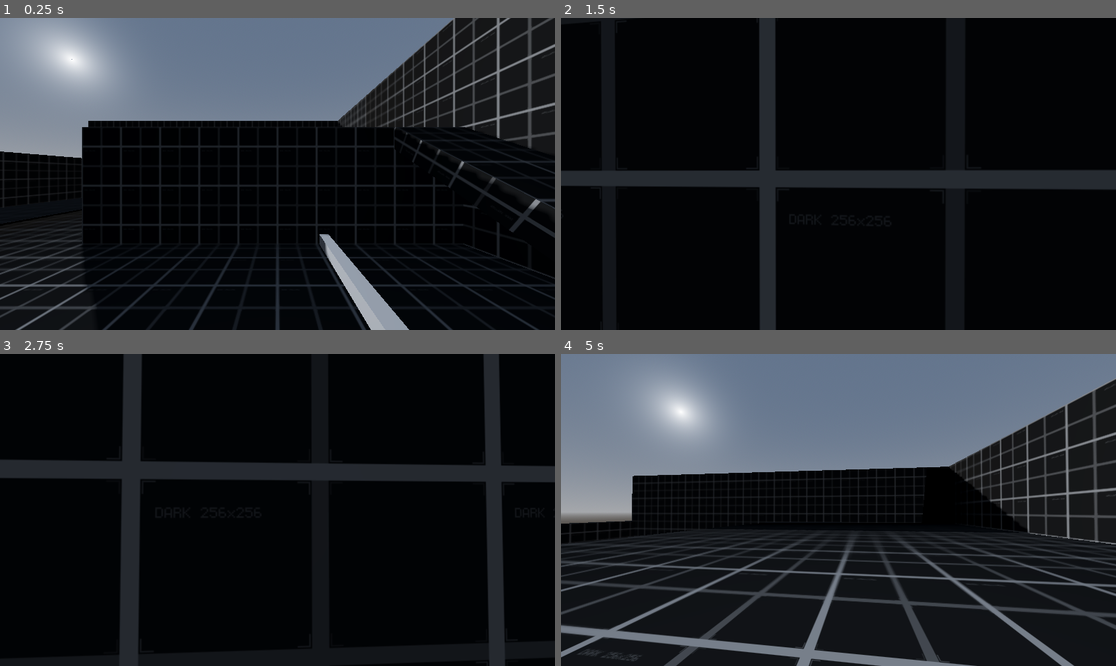
Above: before the commit, frames 1-4 (two rows, left to right).
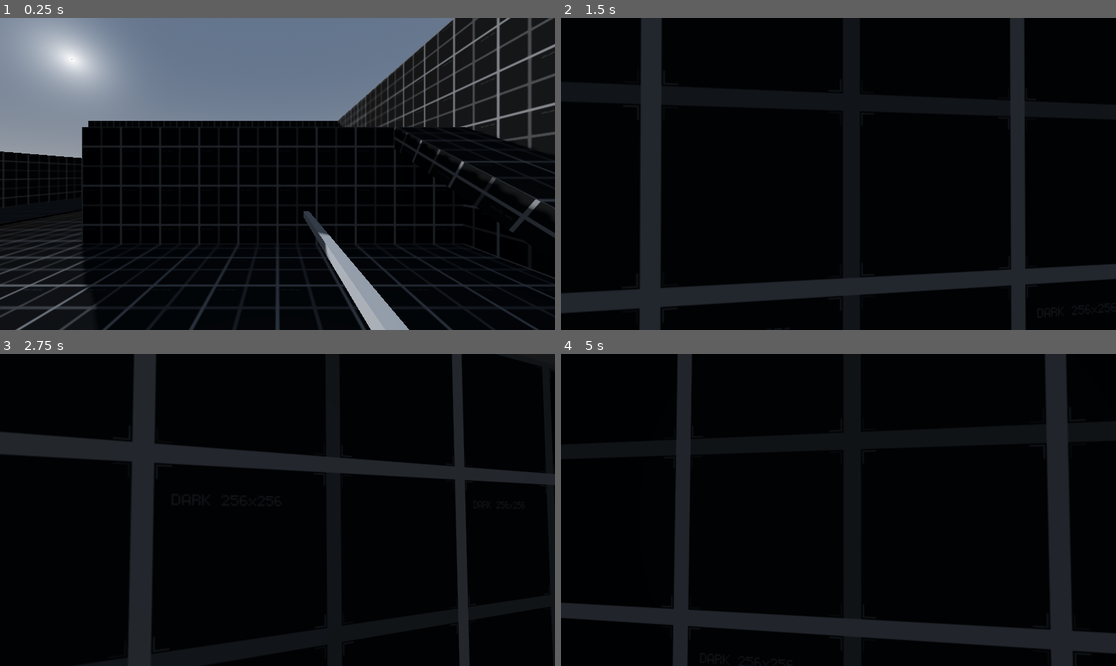
Above: after the commit, the same moments.

Repository: martinsi26/3DGameDesign
Game: Godot game, scene res://Sandbox.tscn
The game is run twice, just before and just after one commit, with the same random seed, the same clock (stepped at 60 frames per second) and the same inputs.
Inputs (mouse positions are in pixels of both pictures, inside the frame that each line leads up to):
- Up to frame 1 (0.25 s): no input
- Up to frame 2 (1.5 s): tap Enter at 0.5 s; move the mouse to (866, 174) at 0.52 s; hold W (move_forward) from 0.53 s (still down); tap Q (lock, bound only after the commit) at 0.6 s; tap Space (jump) at 0.77 s; move the mouse to (810, 174) at 1.27 s; tap Ctrl (crouch) at 1.35 s
- Up to frame 3 (2.75 s): keep holding W (move_forward); tap Space (jump) at 1.52, 2 s; tap Q (lock, bound only after the commit) at 1.55, 2.3 s; move the mouse to (288, 503) at 2.02 s; hold Shift (sprint) from 2.03 s (still down)
- Up to frame 4 (5 s): keep holding W (move_forward); move the mouse to (832, 516) at 2.77 s; release Shift (sprint) at 2.78 s; tap Q (lock, bound only after the commit) at 2.85, 3.6, 4.55 s; tap Space (jump) at 3.02, 3.77, 4.52 s; move the mouse to (877, 513) at 3.52 s; move the mouse to (794, 506) at 4.27 s; tap Ctrl (crouch) at 4.35 s

The runs differ from the first frame. In frame 1, 0.2% of the frame differs, in the area x 54-68%, y 61-88%; in frame 2, 18%; in frame 3, 14%; in frame 4, 52%, in the area x 0-100%, y 0-100%.

Commit message:
Began sword

Diff:
--- a/3dgamedesign/Player/player.gd
+++ b/3dgamedesign/Player/player.gd
@@ -2,8 +2,7 @@
 
 @export var MOUSE_SENSITIVITY: float = 1.5
 @export var CAMERA_CONTROLLER: Camera3D
-@export var HAND_CONTROLLER: Node3D
-@export var RAY_CAST: RayCast3D
+@export var SWORD: Marker3D
 @export var ANIMATION_PLAYER : AnimationPlayer
 
 var mouse_captured: bool = false
@@ -50,7 +49,16 @@
 func update_sword():
 	var mouse_position = get_viewport().get_mouse_position()
 
-	pass
+
+	#var target_plane_mouse = Plane(Vector3(0, 1, 0), position.y)
+	#var ray_length = 1000
+	#var mouse_position = get_viewport().get_mouse_position()
+	#var ray_origin = $CameraController/Camera.project_ray_origin(mouse_position)
+	#var ray_end = ray_origin + $CameraController/Camera.project_ray_normal(mouse_position) * ray_length
+	#var cursor_position_on_plane = target_plane_mouse.intersects_ray(ray_origin, ray_end)
+	#
+	#if cursor_position_on_plane != null:
+		#SWORD.look_at(cursor_position_on_plane, Vector3.UP, 0)
 
 func update_jumping(delta, jumping, jump_height) -> void:
 	if is_on_floor():
--- a/3dgamedesign/Player/player.tscn
+++ b/3dgamedesign/Player/player.tscn
@@ -18,11 +18,15 @@
 [sub_resource type="CapsuleMesh" id="CapsuleMesh_njwql"]
 material = ExtResource("2_yvb2v")
 
+[sub_resource type="CapsuleMesh" id="CapsuleMesh_db16x"]
+radius = 0.125
+height = 0.25
+
 [sub_resource type="BoxMesh" id="BoxMesh_a4ssa"]
+size = Vector3(0.1, 0.1, 3)
+
+[sub_resource type="BoxShape3D" id="BoxShape3D_fqp6o"]
 size = Vector3(0.1, 0.1, 2)
-
-[sub_resource type="BoxShape3D" id="BoxShape3D_fqp6o"]
-size = Vector3(0.1, 0.1, 0)
 
 [sub_resource type="Animation" id="Animation_xllyj"]
 length = 0.001
@@ -405,11 +409,10 @@
 
 [sub_resource type="SphereShape3D" id="SphereShape3D_psnx1"]
 
-[node name="Player" type="CharacterBody3D" node_paths=PackedStringArray("CAMERA_CONTROLLER", "HAND_CONTROLLER", "RAY_CAST", "ANIMATION_PLAYER")]
+[node name="Player" type="CharacterBody3D" node_paths=PackedStringArray("CAMERA_CONTROLLER", "SWORD", "ANIMATION_PLAYER")]
 script = ExtResource("1_2f8j2")
 CAMERA_CONTROLLER = NodePath("CameraController/Camera")
-HAND_CONTROLLER = NodePath("HandController")
-RAY_CAST = NodePath("RayCast3D")
+SWORD = NodePath("")
 ANIMATION_PLAYER = NodePath("AnimationPlayer")
 
 [node name="CShape" type="CollisionShape3D" parent="."]
@@ -428,22 +431,23 @@
 [node name="ReflectionProbe" type="ReflectionProbe" parent="CameraController/Camera"]
 update_mode = 1
 
-[node name="RayCast3D" type="RayCast3D" parent="."]
-transform = Transform3D(3, 0, 0, 0, -1.31134e-07, 3, 0, -3, -1.31134e-07, 0.5, 1, 0)
-target_position = Vector3(0, 1, 0)
-
-[node name="HandController" type="Node3D" parent="."]
-transform = Transform3D(1, 0, 0, 0, 1, 0, 0, 0, 1, 0.5, 1, 0)
-
-[node name="PlaceholderMesh" type="MeshInstance3D" parent="HandController"]
-transform = Transform3D(1, 0, 0, 0, 1, 0, 0, 0, 1, 0, 0, -1)
+[node name="Arm" type="Node3D" parent="CameraController/Camera"]
+
+[node name="MeshInstance3D" type="MeshInstance3D" parent="CameraController/Camera/Arm"]
+transform = Transform3D(1, 0, 0, 0, 1, 0, 0, 0, 1, 0.475286, -0.709022, -0.163726)
+mesh = SubResource("CapsuleMesh_db16x")
+
+[node name="Sword" type="Node3D" parent="CameraController/Camera"]
+transform = Transform3D(1, 0, 0, 0, 1, 0, 0, 0, 1, 0.5, -0.7, -0.25)
+
+[node name="PlaceholderMesh" type="MeshInstance3D" parent="CameraController/Camera/Sword"]
+transform = Transform3D(1, 0, 0, 0, 1, 0, 0, 0, 1, 0, 0, -1.5)
 mesh = SubResource("BoxMesh_a4ssa")
 skeleton = NodePath("")
 
-[node name="Hitbox" type="Area3D" parent="HandController"]
-transform = Transform3D(1, 0, 0, 0, 1, 0, 0, 0, 1, 0, 0, -2)
-
-[node name="CollisionShape3D" type="CollisionShape3D" parent="HandController/Hitbox"]
+[node name="Hitbox" type="Area3D" parent="CameraController/Camera/Sword/PlaceholderMesh"]
+
+[node name="CollisionShape3D" type="CollisionShape3D" parent="CameraController/Camera/Sword/PlaceholderMesh/Hitbox"]
 shape = SubResource("BoxShape3D_fqp6o")
 
 [node name="AnimationPlayer" type="AnimationPlayer" parent="."]
--- a/3dgamedesign/Scripts/BattlePlayerState.gd
+++ b/3dgamedesign/Scripts/BattlePlayerState.gd
@@ -12,3 +12,9 @@
 	PLAYER.update_input(SPEED, ACCELERATION, delta)
 	PLAYER.update_velocity()
 	PLAYER.update_sword()
+
+	if Input.is_action_just_pressed("lock"):
+		transition.emit("IdlePlayerState")
+
+func exit() -> void:
+	PLAYER.capture_mouse()
--- a/3dgamedesign/Scripts/IdlePlayerState.gd
+++ b/3dgamedesign/Scripts/IdlePlayerState.gd
@@ -17,5 +17,8 @@
 	if Input.is_action_just_pressed("jump") and PLAYER.is_on_floor():
 		transition.emit("JumpingPlayerState")
 
+	if Input.is_action_just_pressed("lock"):
+		transition.emit("BattlePlayerState")
+
 	if PLAYER.velocity.length() > 0.0 and PLAYER.is_on_floor():
 		transition.emit("WalkingPlayerState")
--- a/3dgamedesign/Scripts/SprintingPlayerState.gd
+++ b/3dgamedesign/Scripts/SprintingPlayerState.gd
@@ -26,6 +26,9 @@
 	if Input.is_action_just_pressed("jump") and PLAYER.is_on_floor():
 		transition.emit("JumpingPlayerState")
 
+	if Input.is_action_just_pressed("lock"):
+		transition.emit("BattlePlayerState")
+
 func set_animation_speed(speed):
 	var alpha = remap(speed, 0.0, SPEED, 0.0, 1.0)
 	ANIMATION.speed_scale = lerp(0.0, TOP_ANIM_SPEED, alpha)
--- a/3dgamedesign/Scripts/WalkingPlayerState.gd
+++ b/3dgamedesign/Scripts/WalkingPlayerState.gd
@@ -26,6 +26,9 @@
 	if Input.is_action_just_pressed("jump") and PLAYER.is_on_floor():
 		transition.emit("JumpingPlayerState")
 
+	if Input.is_action_just_pressed("lock"):
+		transition.emit("BattlePlayerState")
+
 	if PLAYER.velocity.length() == 0.0:
 		transition.emit("IdlePlayerState")
 
--- a/3dgamedesign/project.godot
+++ b/3dgamedesign/project.godot
@@ -70,3 +70,8 @@
 "events": [Object(InputEventKey,"resource_local_to_scene":false,"resource_name":"","device":-1,"window_id":0,"alt_press …(191 unchanged characters)…
 ]
 }
+lock={
+"deadzone": 0.5,
+"events": [Object(InputEventKey,"resource_local_to_scene":false,"resource_name":"","device":-1,"window_id":0,"alt_pressed":false,"shift_pressed":false,"ctrl_pressed":false,"meta_pressed":false,"pressed":false,"keycode":0,"physical_keycode":81,"key_label":0,"unicode":113,"location":0,"echo":false,"script":null)
+]
+}
Not shown: 1 places in 3dgamedesign/Player/player.tscn that only renumber resources
